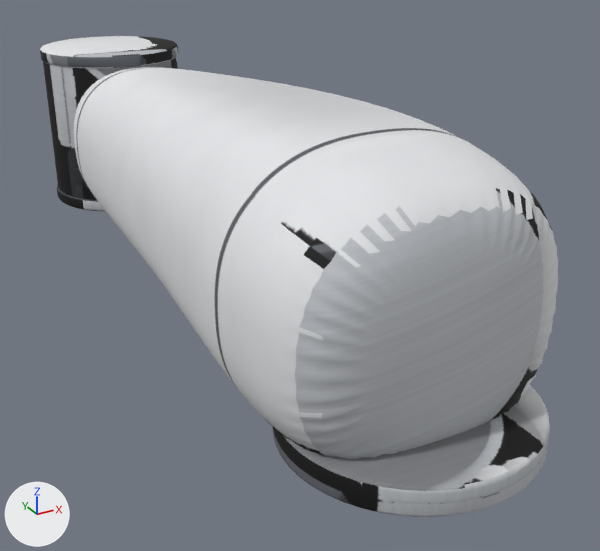
A saved change to the OBJ model src/my_robot_description/meshes/legs/right_thigh.obj.
Rendered twice from a camera (50 mm lens) standing at (-0.16, -0.209, 0.13) and looking at (0.029, 0.135, -0.041). The lights are fixed; the arrows at lower left show +X, +Y and +Z. The picture after the commit comes second. Where no turn or scale is listed for an object, it has been applied to the vertices.

Objects in the first picture: 'right_thigh'.
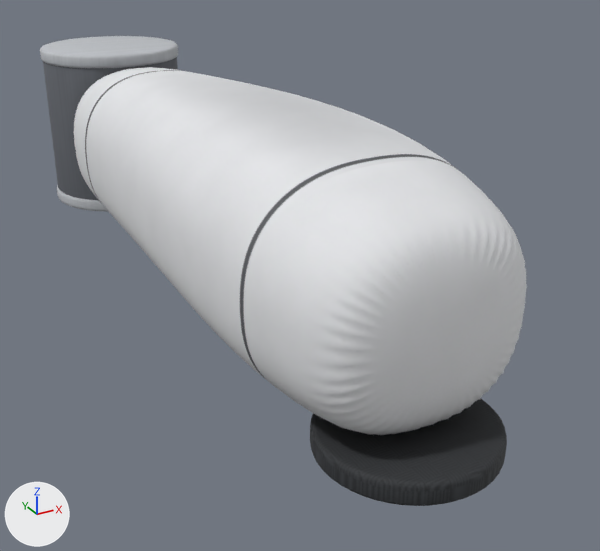
Patch to the scene script:
```diff
--- a/src/my_robot_description/meshes/legs/right_thigh.obj.py
+++ b/src/my_robot_description/meshes/legs/right_thigh.obj.py
@@ me_right_thigh @@
 # used by ob_right_thigh; location = (0.0, 0.0, 0.0)
-me_right_thigh.from_pydata(...)  # 6530 vertices, 13040 faces; spans x -0.06..0.076, y -0.05..0.384, z -0.059..0.059
+me_right_thigh.from_pydata(...)  # 6530 vertices, 13040 faces; spans x -0.051..0.07, y -0.036..0.384, z -0.053..0.052
+# me_right_thigh part 1: the loose piece of 384 vertices spanning x -0.05..0.05, y -0.05..0.05, z -0.046..-0.034 is scaled about its middle by (0.715, 0.715, 0.811), then moved by (0.0, 0.0, -0.008)
+# me_right_thigh part 2: 3835 of 6530 vertices moved; they spanned x -0.06..0.076, y -0.03..0.263, z -0.059..0.059 and now span x -0.051..0.07, y -0.022..0.263, z -0.052..0.052; mean shift (0.0, 0.001, 0.0); largest move (-0.047, -0.005, -0.035) -> (-0.037, -0.003, -0.027)
+# me_right_thigh part 3: 10736 kept faces spanning x -0.05..0.07, y -0.036..0.384, z -0.053..0.052 get new texture (UV) coordinates
 me_right_thigh.materials.append(mat_thigh_mat)
```

Pixel boxes (x1, y1, x2, y2) of what changed, in the pictures (600 x 551 px; the box of a moved part takes in the faces that stretch with it):
'right_thigh', reshaped
    before: (40, 36, 558, 517)
    after: (40, 36, 527, 506)
part 1 of me_right_thigh, moved or reshaped
    before: (272, 385, 550, 517)
    after: (310, 398, 507, 506)
part 2 of me_right_thigh, moved or reshaped
    before: (77, 67, 558, 459)
    after: (78, 68, 527, 435)
part 3 of me_right_thigh, surface changed
    before: (40, 36, 558, 517)
    after: (40, 36, 527, 506)
